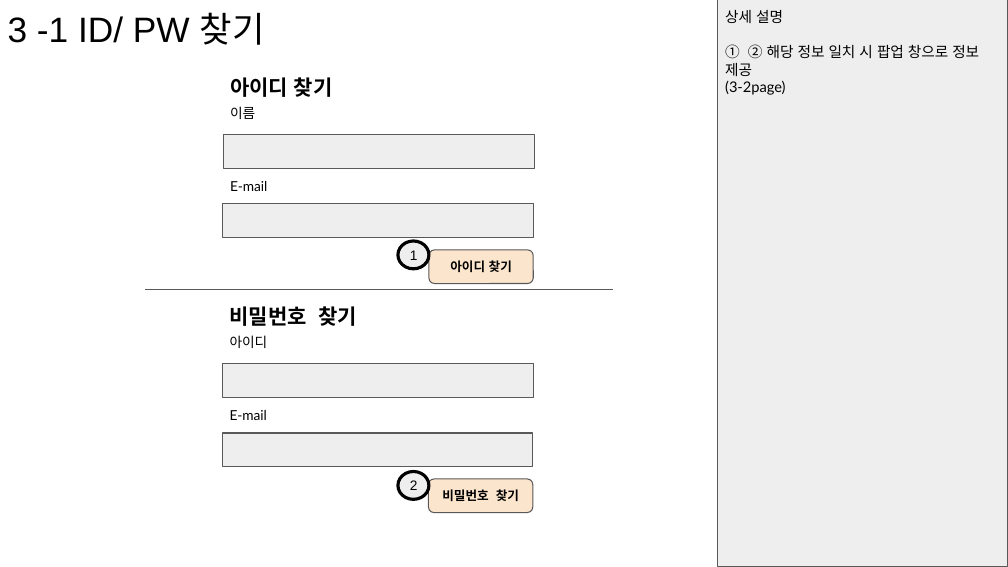
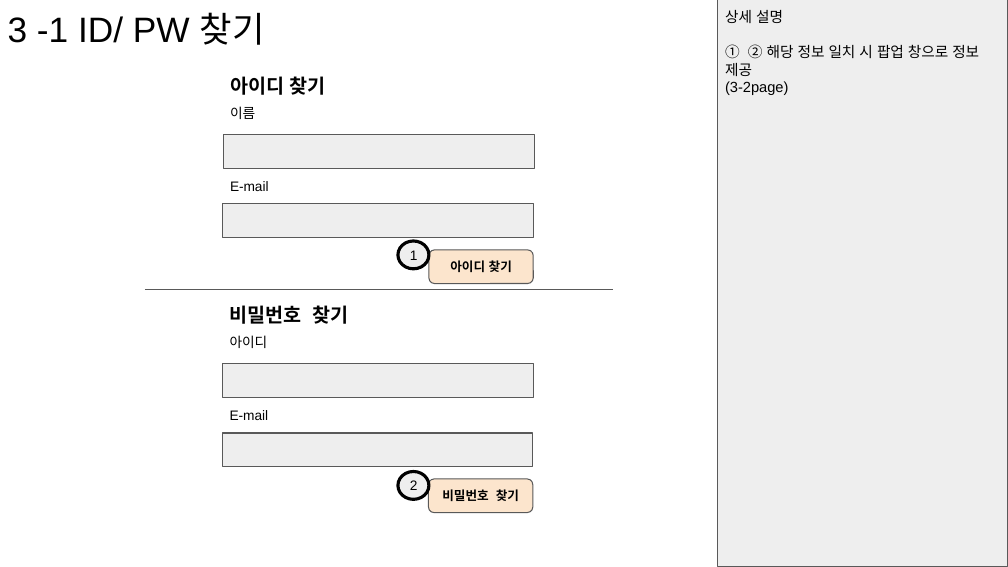
Before and after one commit to CEB79/hello01, a slide deck: slide 5 of 기획/2차 미니 프로젝트 스토리 보드.pptx. Drawn at 1008x567 pixels with LibreOffice and Linux fonts; fonts in the diff are those of the drawing. Boxes give left, top, right and bottom in pixels: in the first picture for what was removed or moved away, otherwise in the second. Text is boxed around its words. In the diff, an @@ line names an element or a change of style, - is before the commit and + after.

```diff
--- a/기획/2차 미니 프로젝트 스토리 보드.pptx
+++ b/기획/2차 미니 프로젝트 스토리 보드.pptx
@@ text "아이디 찾기" at (230,76,326,95): size 15 to 14 pt, font Lato to Arial @@
@@ text "비밀번호 찾기" at (230,305,349,324): size 15 to 14 pt, font Lato to Arial @@
@@ font Lato to Arial in 5 elements at (230,106,255,119), (230,181,269,191), (718,0,1008,566), (230,335,268,348), (230,410,269,420) @@
```
Also in this commit, not shown: 12 other slides changed, 6 slides added.
